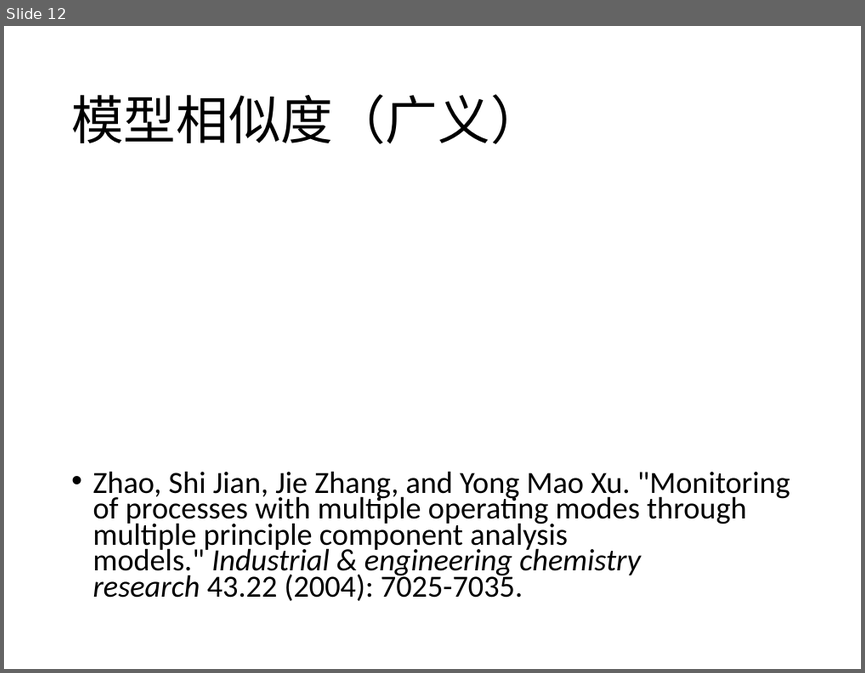
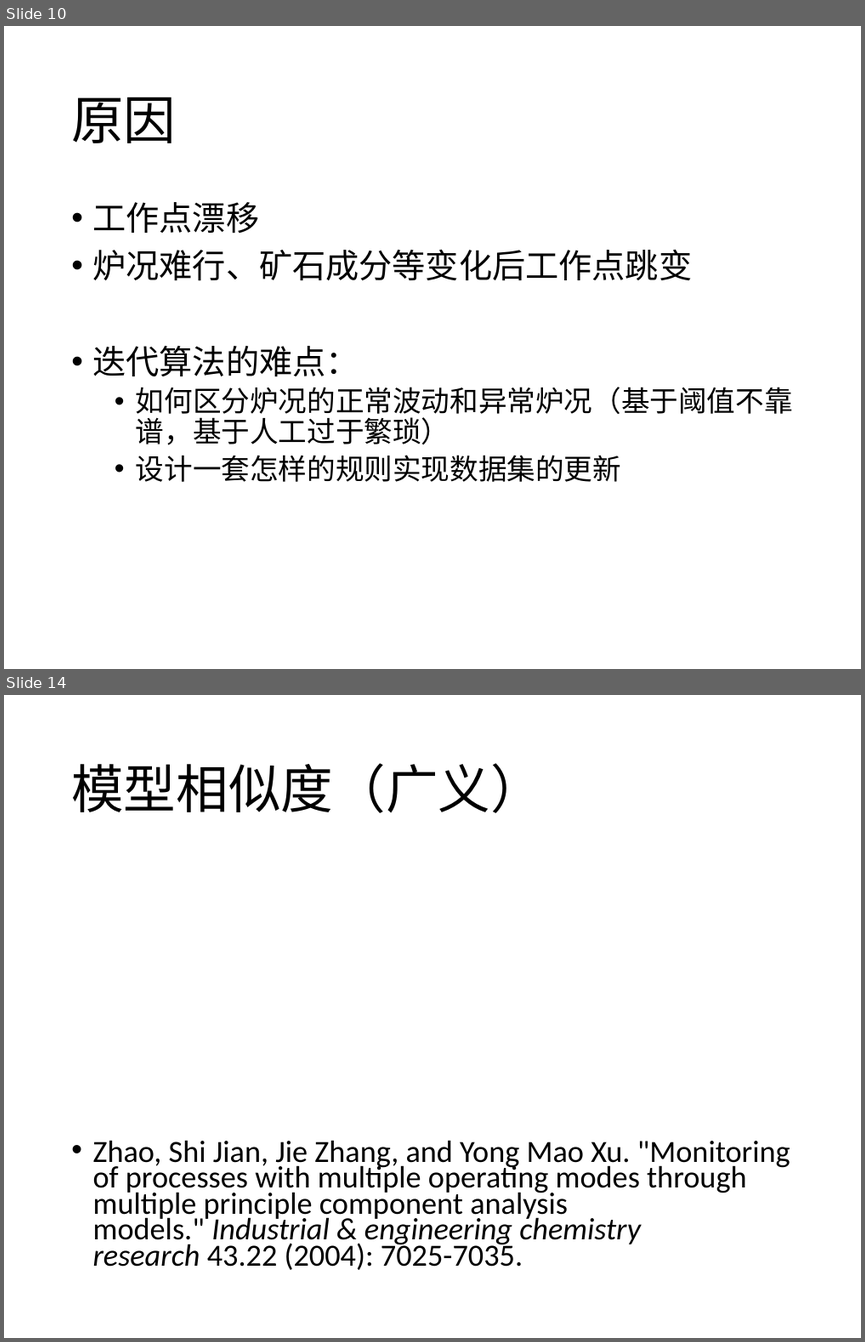
Before and after one commit to prm10/paper, a slide deck: presentation/msi.pptx. Shown one above the other, each under a label of ours: slide 12 before the commit, slides 10 and 14 after it; the slides between them are not shown. The pictures are 865x673 and 865x1342 pixels, drawn with LibreOffice and Linux fonts; fonts in the diff are those of the drawing. Boxes give left, top, right and bottom in pixels: in the first picture for what was removed or moved away, otherwise in the second. Text is boxed around its words. In the diff, an @@ line names an element or a change of style, - is before the commit and + after.

```diff
--- a/presentation/msi.pptx
+++ b/presentation/msi.pptx
@@ slide 10 added at [4,26,861,669], background #FFFFFF @@
@@ title added at [71,97,176,143], 44 pt, text #000000 @@
+原因
@@ text added at [93,202,793,482], 24 pt, text #000000 @@
+• 工作点漂移
+• 炉况难行、矿石成分等变化后工作点跳变
+• 迭代算法的难点：
+  • 如何区分炉况的正常波动和异常炉况（基于阈值不靠谱，基于人工过于繁琐）
+  • 设计一套怎样的规则实现数据集的更新
@@ what was slide 12 is now slide 14 @@
```
Also in this commit, not shown: 11 slides changed, 5 other slides added, 3 slides removed, 2 other files.
